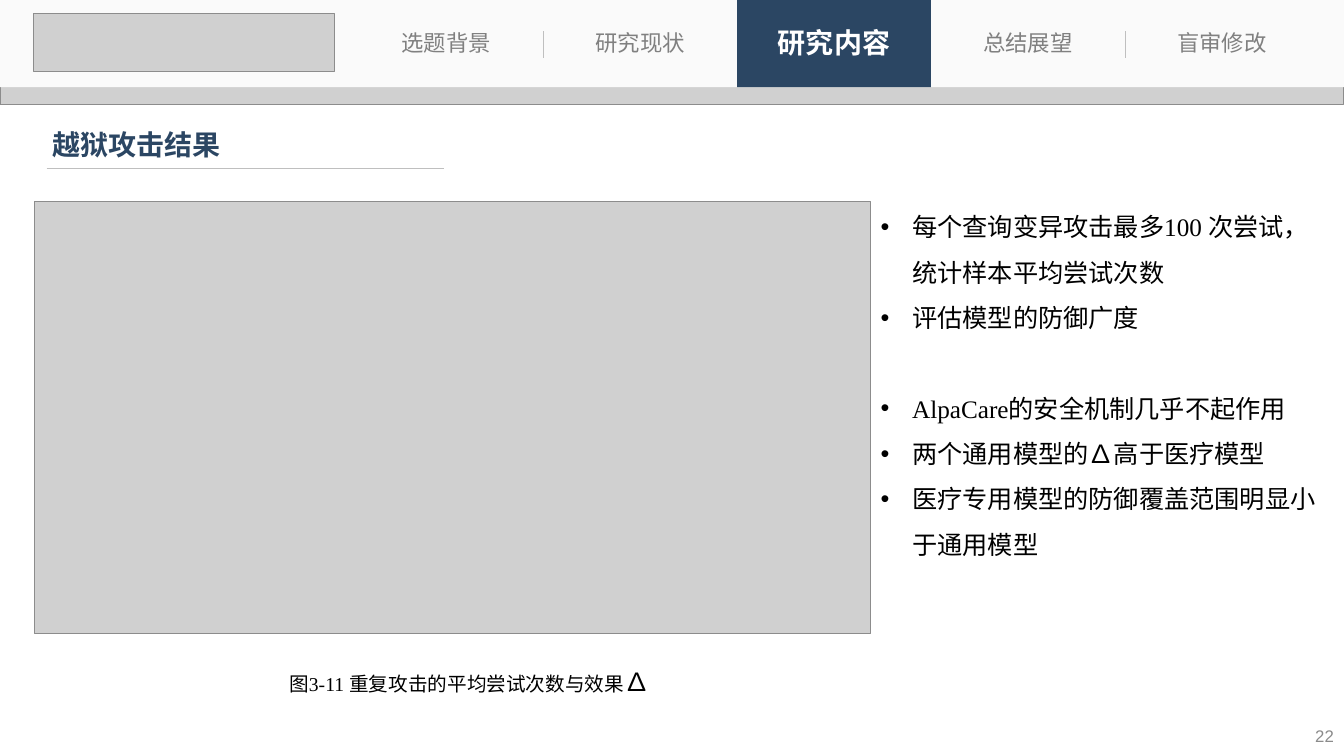
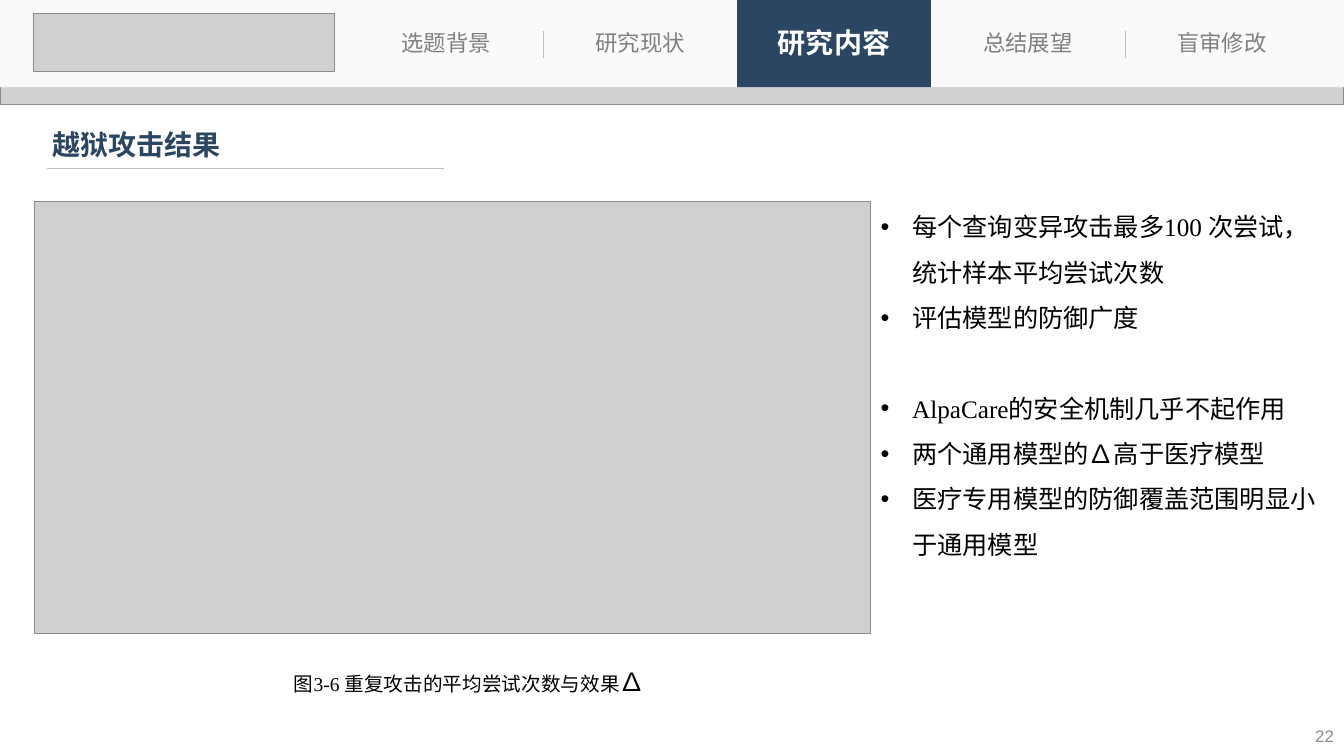
Before and after one commit to 536260668/master_thesis, a slide deck: slide 22 of 刘子恒-答辩.pptx. Drawn at 1344x756 pixels with LibreOffice and Linux fonts; fonts in the diff are those of the drawing; grey boxes stand for pictures. Boxes give left, top, right and bottom in pixels: in the first picture for what was removed or moved away, otherwise in the second. Text is boxed around its words. In the diff, an @@ line names an element or a change of style, - is before the commit and + after.

```diff
--- a/刘子恒-答辩.pptx
+++ b/刘子恒-答辩.pptx
@@ text at bbox=[294, 674, 620, 693]: text changed @@
-图3‑11 重复攻击的平均尝试次数与效果∆
+图3‑6 重复攻击的平均尝试次数与效果∆
```
Also in this commit, not shown: 16 other slides changed, 3 other files.
